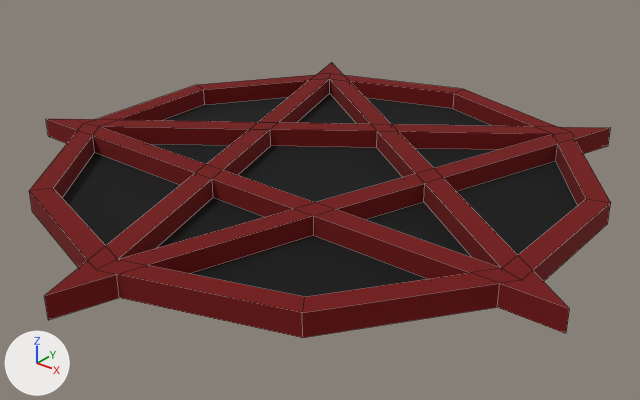
The Blender file pentagram.blend: old version first, new version second.
Camera for both pictures: a 50 mm lens placed at (2.37, -2.97, 1.73), pointed at (0.08, -0.11, -0.05). Arrows for +X, +Y and +Z are at lower left; the lights stay in place. The older version comes first. Mesh edges are drawn as thin lines.

The scene before the commit, as lines of its bpy script (objects in view):
```python
mat_material = principled_material('Material')
mat_material.base_color = (0.172, 0.0, 0.0)  # dark red #730000
mat_material.roughness = 1.0
me_icosphere = bpy.data.meshes.new('Icosphere')
me_icosphere.from_pydata(...)  # 125 vertices, 116 faces; spans x -1.45..1.45, y -1.52..1.3, z 0.0..0.1
# faces by material slot: [105, 11]
me_icosphere.materials.append(mat_material)  # dark red #730000
me_icosphere.materials.append(mat_material_001)  # black #000000
# before: 1 (-0.71, 0.97, 0.01) at pixel (329, 93), 29 (-0.47, 0.24, 0.01), 30 (-0.09, 0.52, 0.01), 56 (0.0, 0.46, 0.01) at pixel (376, 147), 59 (-0.44, 0.14, 0.01) at pixel (270, 145)
# before: 98 (-0.47, 0.24, 0.1) at pixel (278, 122), 99 (-0.09, 0.52, 0.1) at pixel (370, 123), 121 (0.0, 0.46, 0.1) at pixel (377, 131), 124 (-0.44, 0.14, 0.1) at pixel (270, 129)
ob_icosphere = bpy.data.objects.new('Icosphere', me_icosphere)
ob_icosphere.location = (0.0, 0.0, 0.0)
```
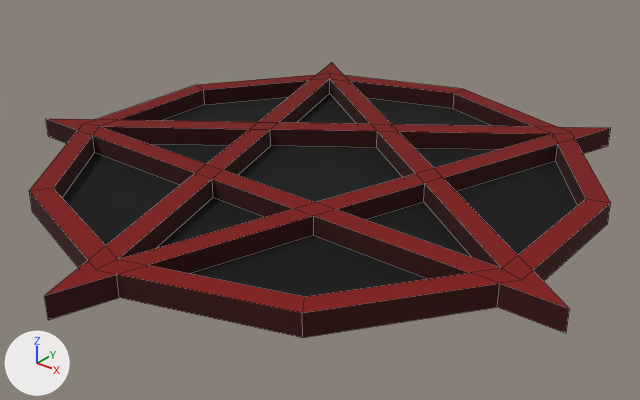
Where the change shows, as pixel boxes [x1, y1, x2, y2] in the pictures (640 x 400 px; the box of a moved part takes in the faces that stretch with it):
'Icosphere', surface changed
    both: [29, 75, 611, 338]
part 1 of me_icosphere, moved or reshaped
    both: [270, 94, 377, 148]
part 2 of me_icosphere, surface changed
    both: [29, 77, 611, 338]
part 3 of me_icosphere, edited (looks the same)
    both: [62, 94, 578, 297]

Patch to the scene script:
```diff
--- a/pentagram.blend.py
+++ b/pentagram.blend.py
@@ img_color_atlas_png @@
+img_color_atlas_png = load_image('color_atlas.png', 'syf/color_atlas.png', 2048, 2048, 'sRGB')
@@ mat_material @@
 mat_material = principled_material('Material')
-mat_material.base_color = (0.172, 0.0, 0.0)  # dark red #730000
+mat_material.texture = img_color_atlas_png
 mat_material.roughness = 1.0
@@ me_icosphere @@
 me_icosphere.from_pydata(...)  # 125 vertices, 116 faces; spans x -1.45..1.45, y -1.52..1.3, z 0.0..0.1
 # used by ob_icosphere; location = (0.0, 0.0, 0.0)
 # verts and faces of me_icosphere; kept vertices keep their numbers, new ones are numbered from 125
+# me_icosphere part 1
+delete_faces([(29, 30, 99, 98), (1, 30, 29), (98, 99, 121, 124), (56, 59, 124, 121)])
+faces += [(29, 98, 99, 30), (1, 29, 30), (98, 124, 121, 99), (56, 121, 124, 59)]
+# me_icosphere part 2: 116 kept faces spanning x -1.45..1.45, y -1.52..1.3, z 0.0..0.1 get new texture (UV) coordinates
+# me_icosphere part 3: 11 faces spanning x -1.14..1.14, y -1.2..1.2, z 0.01 switch from mat_material_001 (black #000000) to mat_material (picture img_color_atlas_png)
```
